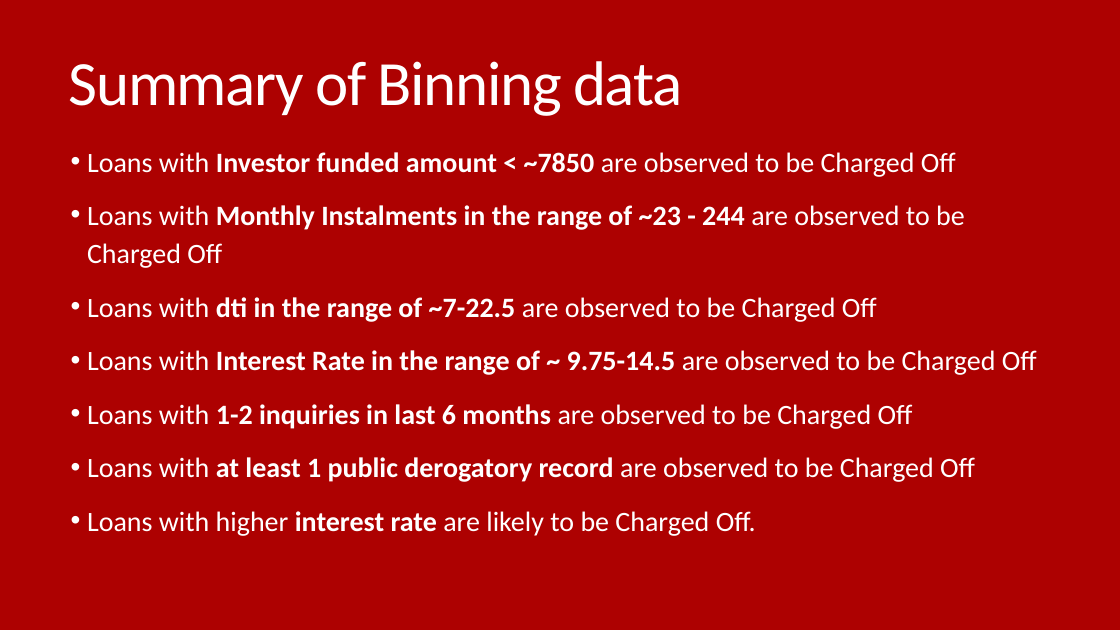
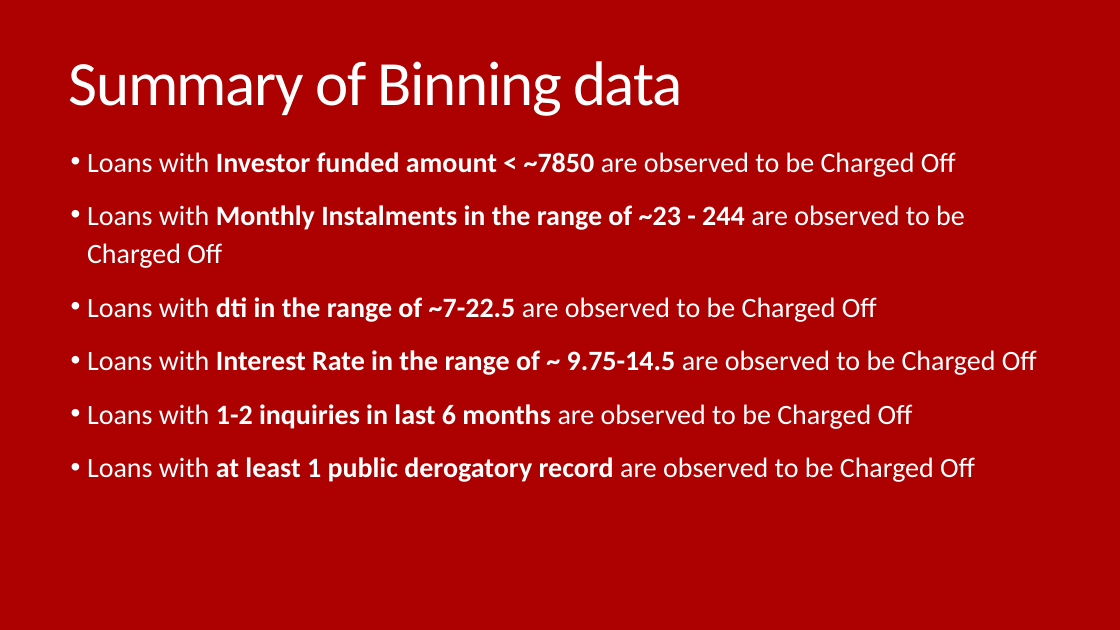
Before and after one commit to Vasista-Eranki/LendingClubCaseStudy, a slide deck: slide 27 of Lending Club Case Study.pptx. Drawn at 1120x630 pixels with LibreOffice and Linux fonts; fonts in the diff are those of the drawing. Boxes give left, top, right and bottom in pixels: in the first picture for what was removed or moved away, otherwise in the second. Text is boxed around its words. In the diff, an @@ line names an element or a change of style, - is before the commit and + after.

```diff
--- a/Lending Club Case Study.pptx
+++ b/Lending Club Case Study.pptx
@@ text at box(87, 511, 756, 536): paragraph removed @@
-• Loans with higher interest rate are likely to be Charged Off.
```
Also in this commit, not shown: 1 other slide changed.
